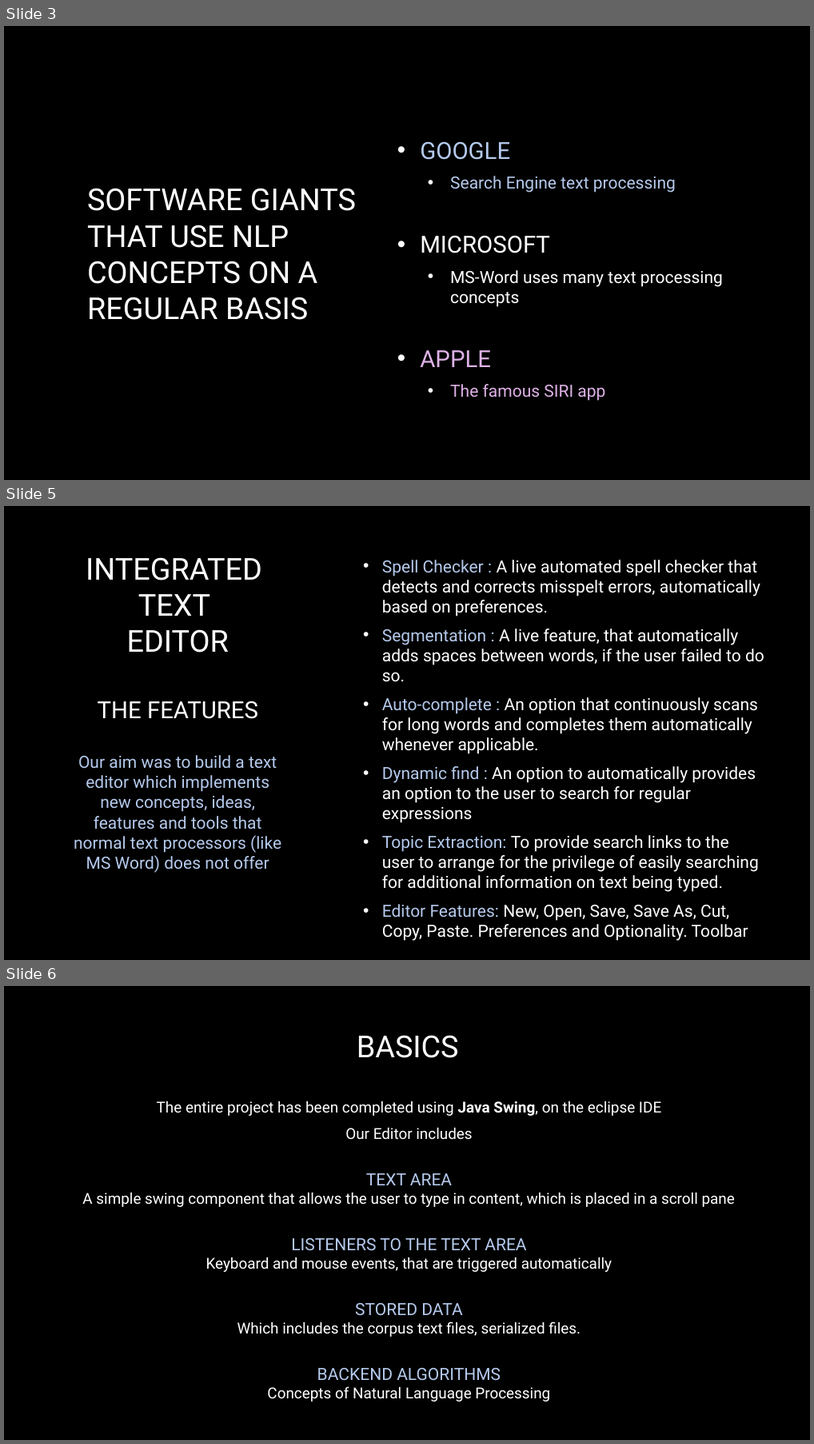
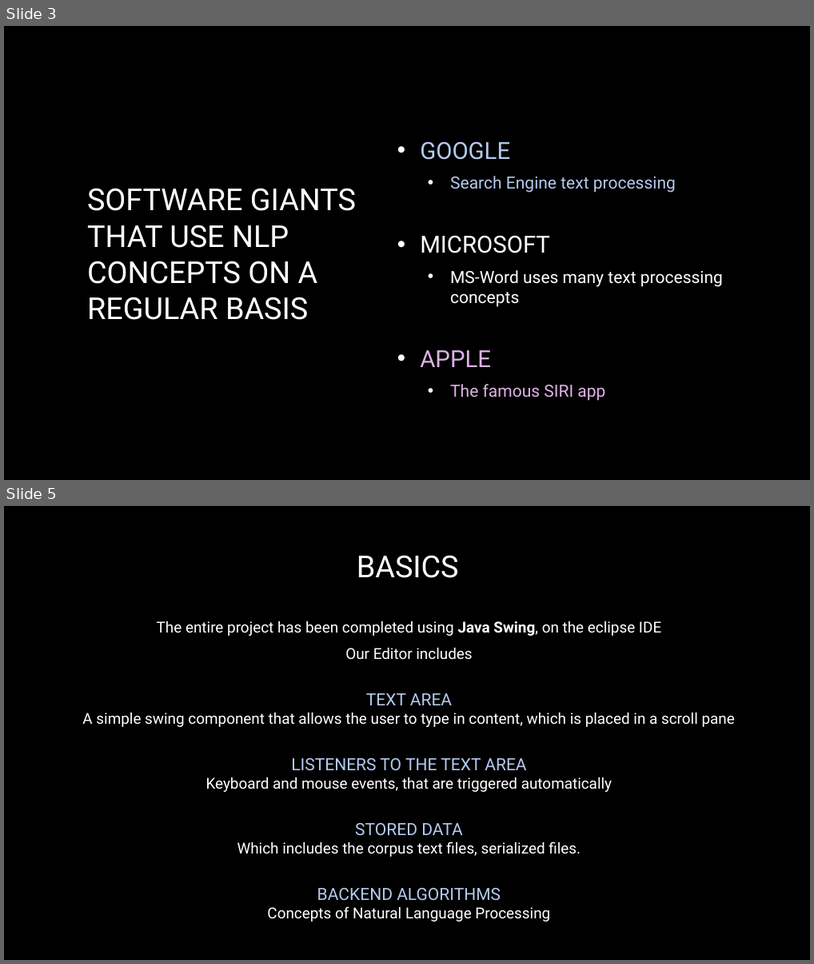
Before and after one commit to Tushar-Naik/NLP, a slide deck: Integrated Text Editor New.pptx. Shown one above the other, each under a label of ours: slides 3, 5 and 6 before the commit, slides 3 and 5 after it; the slides between them are not shown. The pictures are 814x1444 and 814x964 pixels, drawn with LibreOffice and Linux fonts; fonts in the diff are those of the drawing; background and template pictures are left out. Boxes give left, top, right and bottom in pixels: in the first picture for what was removed or moved away, otherwise in the second. Text is boxed around its words. In the diff, an @@ line names an element or a change of style, - is before the commit and + after.

```diff
--- a/Integrated Text Editor New.pptx
+++ b/Integrated Text Editor New.pptx
@@ slide 5 removed at bbox=[4, 506, 810, 960], background picture (left out) @@
@@ title removed at bbox=[86, 557, 262, 719] @@
-INTEGRATED
-TEXT
-EDITOR
-THE FEATURES
@@ text removed at bbox=[382, 560, 765, 940] @@
-• Spell Checker : A live automated spell checker that detects and corrects misspelt errors, automatically based on preferences.
-• Segmentation : A live feature, that automatically adds spaces between words, if the user failed to do so.
-• Auto-complete : An option that continuously scans for long words and completes them automatically whenever applicable.
-• Dynamic find : An option to automatically provides an option to the user to search for regular expressions
-• Topic Extraction: To provide search links to the user to arrange for the privilege of easily searching for additional information on text being typed.
-• Editor Features: New, Open, Save, Save As, Cut, Copy, Paste. Preferences and Optionality. Toolbar
@@ text removed at bbox=[74, 755, 282, 872] @@
-Our aim was to build a text editor which implements new concepts, ideas, features and tools that normal text processors (like MS Word) does not offer
@@ what was slide 6 is now slide 5 @@
```
Also in this commit, not shown: 3 slides changed, 2 slides added, 1 other slide removed, 1 other file.
